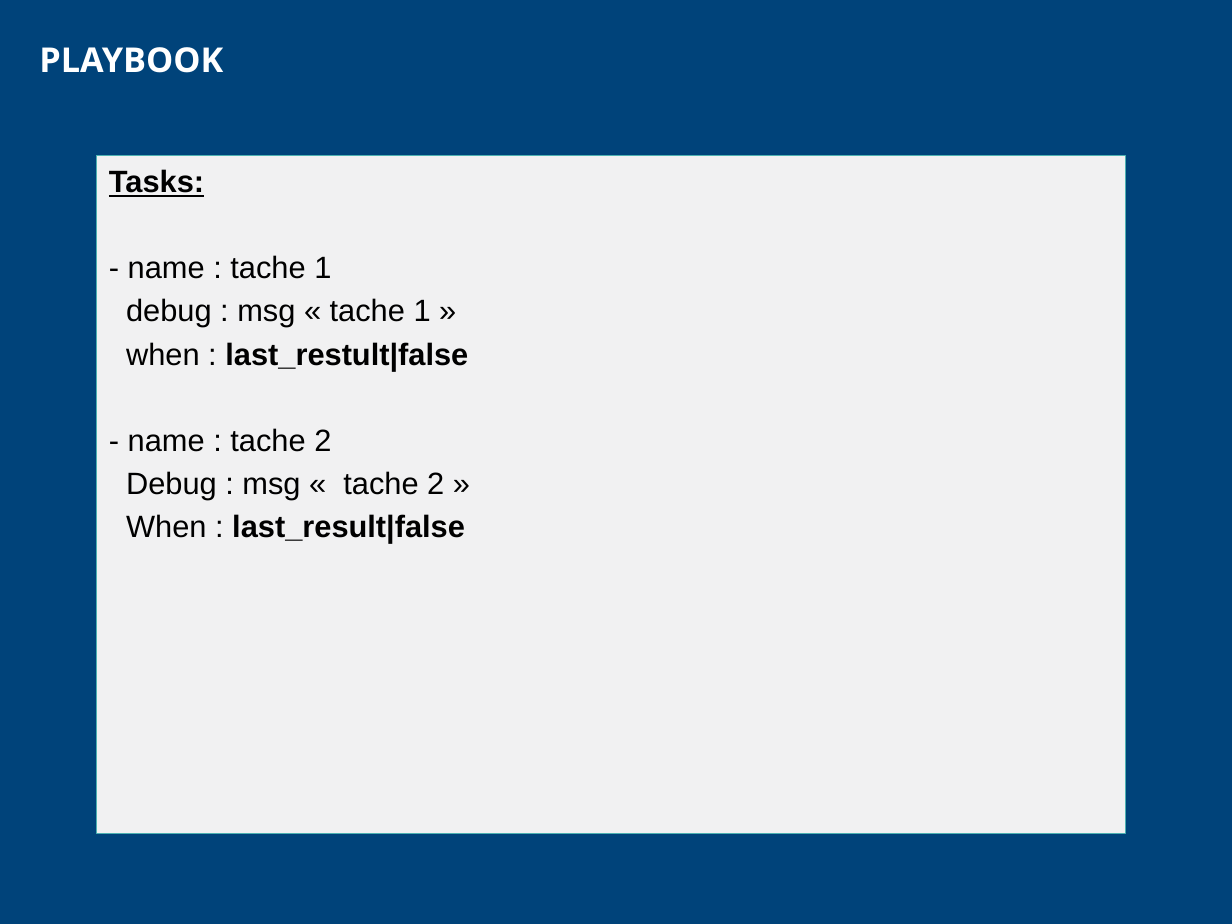
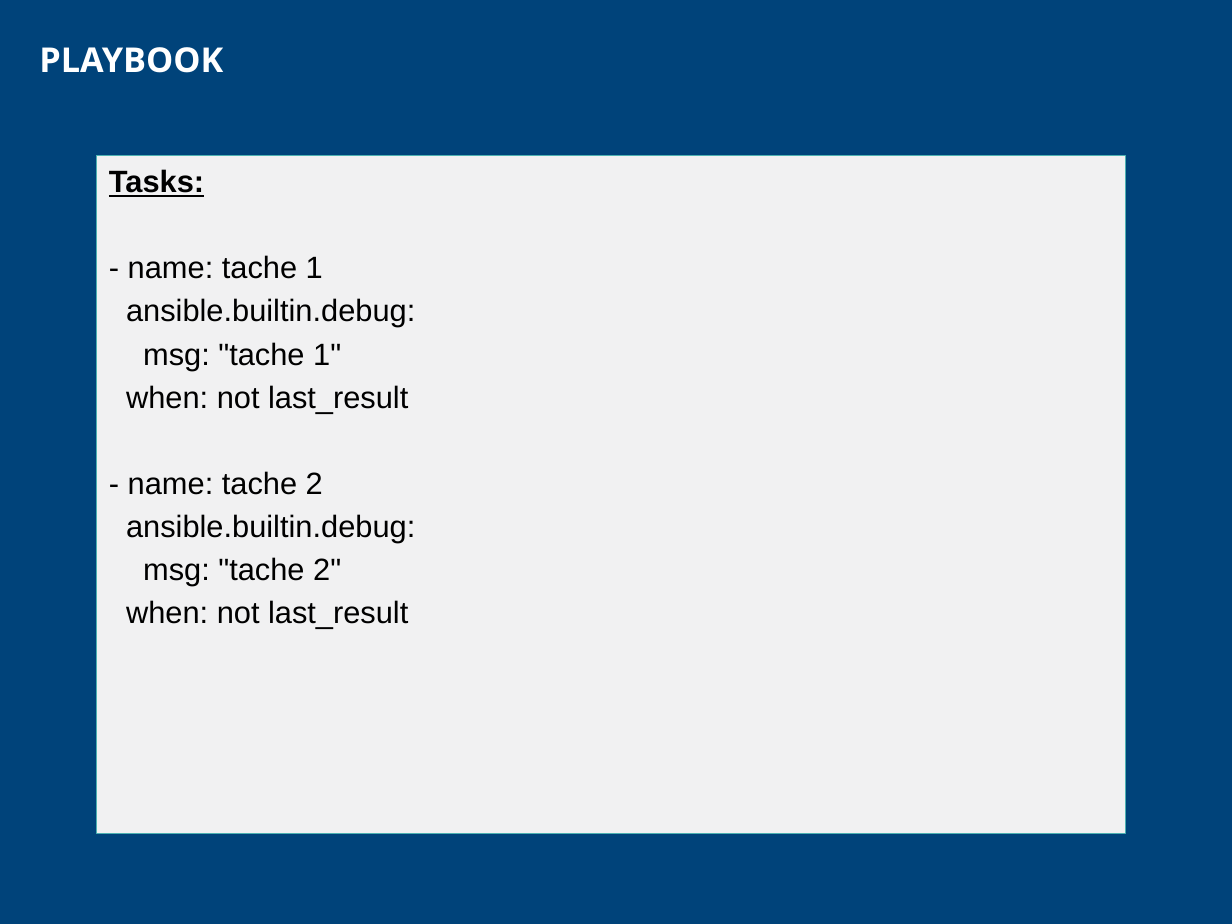
Before and after one commit to CCoupel/ansible-training, a slide deck: slide 41 of Ansible Training.pptx. Drawn at 1232x924 pixels with LibreOffice and Linux fonts; fonts in the diff are those of the drawing; background and template pictures are left out. Boxes give left, top, right and bottom in pixels: in the first picture for what was removed or moved away, otherwise in the second. Text is boxed around its words. In the diff, an @@ line names an element or a change of style, - is before the commit and + after.

```diff
--- a/Ansible Training.pptx
+++ b/Ansible Training.pptx
@@ text in freeform shape at bbox=[126, 255, 415, 629]: text changed @@
-- name : tache 1
-debug : msg « tache 1 »
-when : last_restult|false
-- name : tache 2
-Debug : msg « tache 2 »
-When : last_result|false
+- name: tache 1
+ansible.builtin.debug:
+msg: "tache 1"
+when: not last_result
+- name: tache 2
+ansible.builtin.debug:
+msg: "tache 2"
+when: not last_result
```
Also in this commit, not shown: 48 other slides changed.
